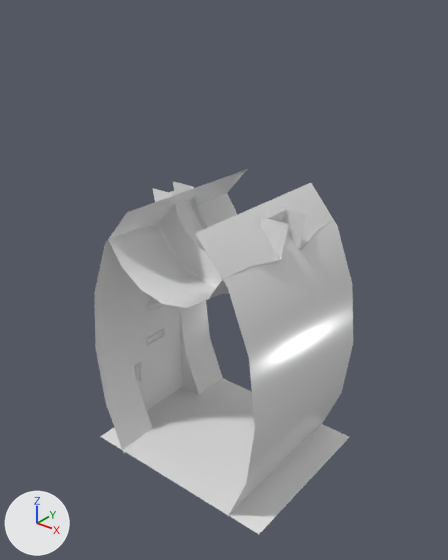
An edit to the FBX model Assets/Scenes/Level3/hallwayPieces/tile_leftDoor.fbx, drawn before and after from the same camera.
Both versions are drawn from a camera (50 mm lens) standing at (5.92, -7.43, 7.96) and looking at (0.05, -0.1, 3.42). The axes (+X, +Y, +Z) are drawn at lower left. The lights are the same throughout. Where no turn or scale is listed for an object, it has been applied to the vertices.

The first picture shows 'door', 'wallsFloor'.
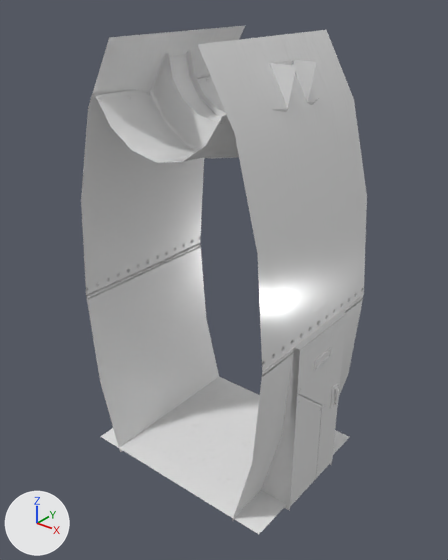
Edits to the bpy script that builds the scene:
```text
Change me_mesh_001:
    where me_mesh_001.from_pydata(...)  # 193 vertices, 128 faces; spans x -1.88..1.88, y -1.5..1.5, z -2.45..2.45
    used by ob_wallsfloor; location = (0.0, 0.0, 2.39)
    me_mesh_001 part 1: the loose piece of 18 vertices spanning x -1.0..1.0, y -0.25..0.25, z 1.38..2.38 is mirrored in x about its middle, then moved by (0.0, 0.0, 4.57)
    me_mesh_001 part 2: the loose piece of 39 vertices spanning x -1.38..1.38, y 0.25..1.5, z 0.95..2.38 is mirrored in x about its middle, then moved by (0.0, 0.0, 4.57)
    me_mesh_001 part 3: the loose piece of 30 vertices spanning x -1.85..-0.67, y -1.5..1.5, z -2.45..2.45 is scaled about its middle by (-1, 1, 1.5), then moved by (2.62, 0.0, 3.58)
    me_mesh_001 part 4: the loose piece of 12 vertices spanning x 0.67..1.75, y -1.5..1.5, z -2.45..2.45 is scaled about its middle by (-1, 1, 1.5), then moved by (-2.52, 0.0, 3.58)
    me_mesh_001 part 5: the loose piece of 51 vertices spanning x -1.73..-1.58, y -0.26..0.26, z -0.16..0.1 is scaled about its middle by (-0.99, 1, 1), then moved by (3.41, 0.0, 3.57)
    me_mesh_001 part 6: the loose piece of 4 vertices spanning x -1.88..1.88, y -1.5..1.5, z -2.39 is moved by (0.0, 0.0, 2.39)
    me_mesh_001 part 7: the loose piece of 39 vertices spanning x -1.38..1.38, y -1.5..-0.25, z 0.95..2.38 is mirrored in x about its middle, then moved by (0.0, 0.0, 4.57)
Change ob_wallsfloor:
    ob_wallsfloor.location: (0.0, 0.0, 2.39) -> (0.0, 0.0, 0.0)
Change ob_door:
    ob_door.location: (-1.8, 0.0, 1.04) -> (1.91, 0.0, 1.04)
```

Pixel boxes (x1, y1, x2, y2) of what changed, in the pictures (448 x 560 px; the box of a moved part takes in the faces that stretch with it):
'wallsFloor', reshaped, moved (11% wider, 39% taller): before (95, 169, 353, 534); after (81, 26, 367, 534)
'door', moved: before (129, 306, 182, 411); after (286, 314, 347, 506)
part 1 of me_mesh_001, moved or reshaped: before (169, 186, 286, 251); after (169, 55, 293, 122)
part 2 of me_mesh_001, moved or reshaped: before (173, 182, 332, 251); after (186, 51, 319, 118)
part 3 of me_mesh_001, moved or reshaped: before (95, 169, 247, 453); after (197, 30, 367, 521)
part 4 of me_mesh_001, moved or reshaped: before (195, 183, 353, 514); after (81, 26, 245, 452)
part 5 of me_mesh_001, moved or reshaped (not visible afterwards): before (146, 298, 163, 311)
part 6 of me_mesh_001, moved or reshaped: before (100, 378, 349, 534); after (100, 377, 349, 534)
part 7 of me_mesh_001, moved or reshaped: before (108, 188, 289, 308); after (96, 54, 297, 163)
